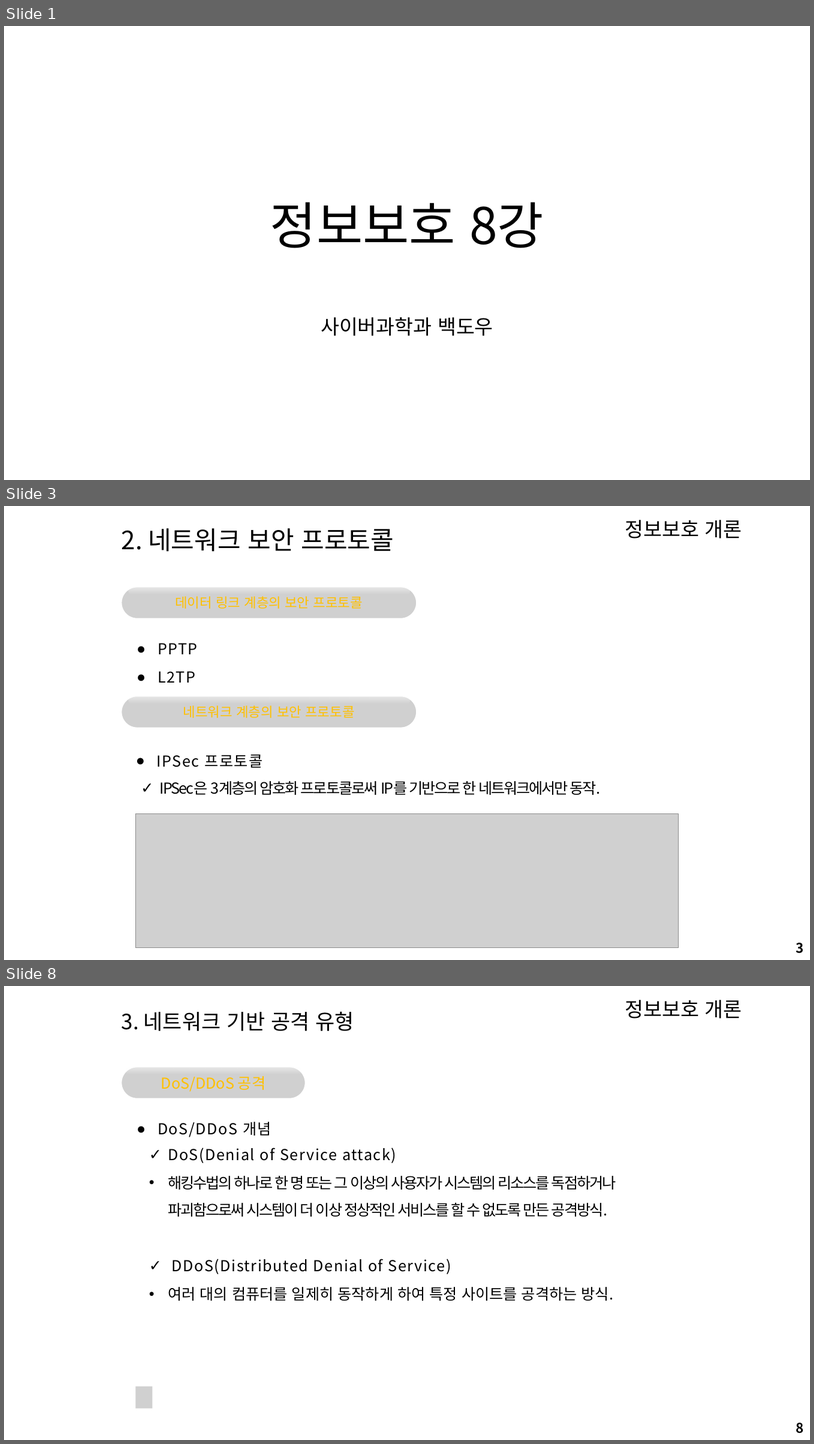
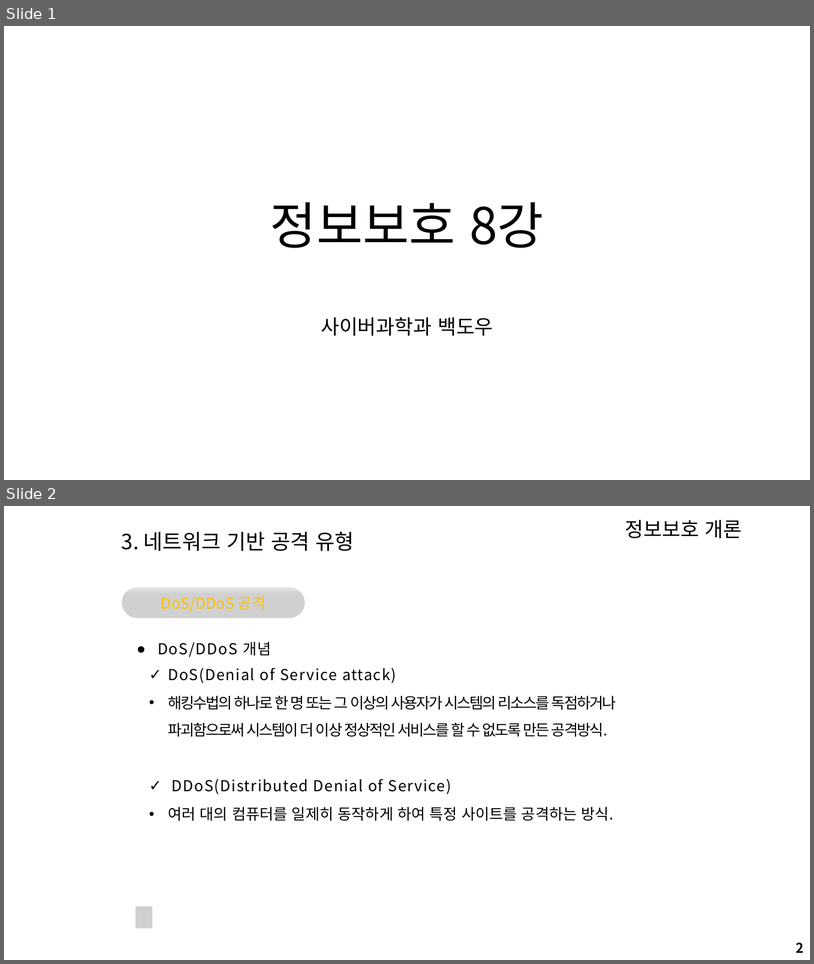
Before and after one commit to arizona95/CyberTraining, a slide deck: Lecture/24_1_정보보호/정보보호8강.pptx. Shown one above the other, each under a label of ours: slides 1, 3 and 8 before the commit, slides 1 and 2 after it; the slides between them are not shown. The pictures are 814x1444 and 814x964 pixels, drawn with LibreOffice and Linux fonts; fonts in the diff are those of the drawing; grey boxes stand for pictures; background and template pictures are left out. Boxes give left, top, right and bottom in pixels: in the first picture for what was removed or moved away, otherwise in the second. Text is boxed around its words. In the diff, an @@ line names an element or a change of style, - is before the commit and + after.

```diff
--- a/Lecture/24_1_정보보호/정보보호8강.pptx
+++ b/Lecture/24_1_정보보호/정보보호8강.pptx
@@ slide 3 removed at (4, 506, 810, 960), background #FFFFFF; not listed: 1 template element that a slide beside it also shows @@
@@ text removed at (122, 528, 393, 552) @@
-2. 네트워크 보안 프로토콜
@@ picture removed at (122, 587, 417, 619) @@
@@ rounded rectangle removed at (122, 585, 417, 621) @@
-데이터 링크 계층의 보안 프로토콜
@@ rounded rectangle removed at (129, 588, 410, 594) @@
@@ text removed at (158, 643, 198, 682) @@
-● PPTP
-● L2TP
@@ picture removed at (122, 696, 417, 727) @@
@@ rounded rectangle removed at (122, 694, 417, 729) @@
-네트워크 계층의 보안 프로토콜
@@ rounded rectangle removed at (129, 697, 410, 703) @@
@@ text removed at (157, 754, 263, 768) @@
-● IPSec 프로토콜
@@ text removed at (160, 781, 600, 795) @@
-✓ IPSec은 3계층의 암호화 프로토콜로써 IP를 기반으로 한 네트워크에서만 동작.
@@ picture removed at (136, 814, 679, 948) @@
@@ picture removed at (136, 906, 153, 928) @@
@@ page number removed at (797, 942, 804, 953) @@
-3
@@ what was slide 8 is now slide 2 @@
@@ page number at (797, 942, 804, 952): text changed @@
-8
+2
```
Also in this commit, not shown: 5 slides changed, 5 other slides removed, 2 other files.
